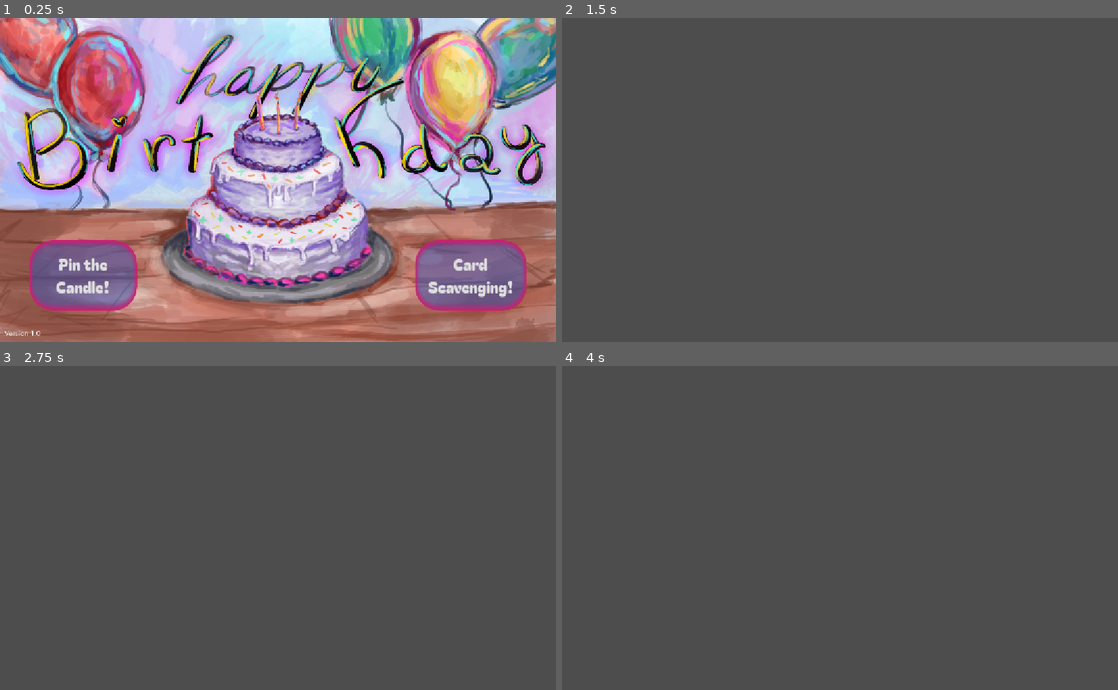
Above: before the commit, frames 1-4 (two rows, left to right).
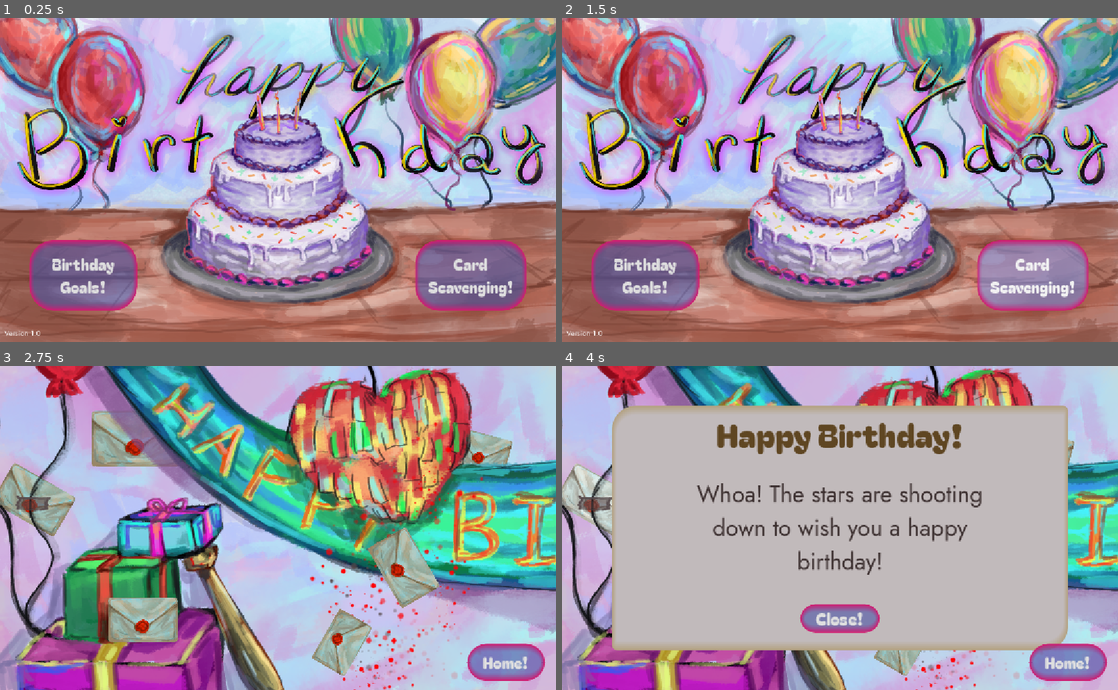
Above: after the commit, the same moments.

Repository: arislam-cs28/birthday-gifts
Game: Godot game, scene res://main_scene/home.tscn
Same seed, same stepped clock (60 frames per second), same inputs: the game is played once before the commit and once after it.
Inputs (mouse positions are in pixels of both pictures, inside the frame that each line leads up to):
- Up to frame 1 (0.25 s): no input
- Up to frame 2 (1.5 s): click "Pin the Candle!" (after the commit: "Birthday Goals!") at 0.5 s; click (990, 309) at 1.25 s, where only the run after the commit has a clickable "Back to the party!"
- Up to frame 3 (2.75 s): click (472, 621) at 2 s, where only the run after the commit has a clickable "Card Scavenging!"
- Up to frame 4 (4 s): click (695, 437) at 2.77 s; click (595, 498) at 3.52 s

The runs differ from the first frame. In frame 1, 0.5% of the frame differs, in the area x 9-21%, y 74-86%; in frame 2, 99%, in the area x 0-100%, y 0-100%; in frame 3, 99%; in frame 4, 99%.

Commit message:
Completed general project protocol

Diff:
--- a/game/cardFinding.tscn
+++ b/game/cardFinding.tscn
@@ -1,4 +1,29 @@
 [gd_scene format=3 uid="uid://cu0y7rhxpn686"]
+
+[ext_resource type="Texture2D" uid="uid://dmu3k36npq2bw" path="res://assets/art/gen_bg.png" id="1_mf8qm"]
+[ext_resource type="Script" uid="uid://diolpt6gtw6n0" path="res://game/card_finding.gd" id="1_pq2yi"]
+[ext_resource type="Texture2D" uid="uid://c072meat5fli5" path="res://assets/art/envelope_dark.png" id="2_5oy7v"]
+[ext_resource type="Texture2D" uid="uid://c0a052jrip0fr" path="res://assets/art/envelope_light.png" id="3_pq2yi"]
+[ext_resource type="Texture2D" uid="uid://dhlww08bayggo" path="res://assets/art/gen_decal.png" id="4_7keea"]
+[ext_resource type="FontFile" uid="uid://vx87st8gs1ej" path="res://assets/fonts/Title.ttf" id="6_7keea"]
+[ext_resource type="Theme" uid="uid://mhemgxdnfbec" path="res://reusables/buttons.tres" id="6_htdib"]
+[ext_resource type="FontFile" uid="uid://c6lwi7aajcuiy" path="res://assets/fonts/Main.ttf" id="7_7keea"]
+
+[sub_resource type="StyleBoxTexture" id="StyleBoxTexture_htdib"]
+texture = ExtResource("1_mf8qm")
+
+[sub_resource type="StyleBoxFlat" id="StyleBoxFlat_mi0vw"]
+bg_color = Color(0.7570305, 0.7289754, 0.7333944, 1)
+border_width_left = 10
+border_width_top = 20
+border_width_right = 10
+border_width_bottom = 20
+border_color = Color(0.703373, 0.63343334, 0.50531524, 1)
+border_blend = true
+corner_radius_top_left = 50
+corner_radius_top_right = 10
+corner_radius_bottom_right = 50
+corner_radius_bottom_left = 10
 
 [node name="CardFinding" type="Control" unique_id=2098364333]
 layout_mode = 3
@@ -7,3 +32,181 @@
 anchor_bottom = 1.0
 grow_horizontal = 2
 grow_vertical = 2
+script = ExtResource("1_pq2yi")
+
+[node name="Background" type="Panel" parent="." unique_id=2133038678]
+layout_mode = 1
+anchors_preset = 15
+anchor_right = 1.0
+anchor_bottom = 1.0
+grow_horizontal = 2
+grow_vertical = 2
+theme_override_styles/panel = SubResource("StyleBoxTexture_htdib")
+
+[node name="Env1" type="TextureButton" parent="." unique_id=1895981270]
+layout_mode = 0
+offset_left = 184.0
+offset_top = 72.0
+offset_right = 400.0
+offset_bottom = 232.0
+texture_normal = ExtResource("2_5oy7v")
+texture_pressed = ExtResource("2_5oy7v")
+texture_hover = ExtResource("3_pq2yi")
+ignore_texture_size = true
+stretch_mode = 0
+
+[node name="Env2" type="TextureButton" parent="." unique_id=1222266569]
+layout_mode = 0
+offset_left = 32.0
+offset_top = 184.0
+offset_right = 206.48434
+offset_bottom = 315.89868
+rotation = 0.5235988
+texture_normal = ExtResource("2_5oy7v")
+texture_pressed = ExtResource("2_5oy7v")
+texture_hover = ExtResource("3_pq2yi")
+ignore_texture_size = true
+stretch_mode = 0
+
+[node name="Env5" type="TextureButton" parent="." unique_id=1391601242]
+layout_mode = 0
+offset_left = 983.9999
+offset_top = 112.00001
+offset_right = 1122.7455
+offset_bottom = 221.70062
+rotation = 0.2617994
+texture_normal = ExtResource("2_5oy7v")
+texture_pressed = ExtResource("2_5oy7v")
+texture_hover = ExtResource("3_pq2yi")
+ignore_texture_size = true
+stretch_mode = 0
+
+[node name="TextureRect" type="TextureRect" parent="." unique_id=1377119345]
+layout_mode = 0
+offset_right = 1200.0
+offset_bottom = 700.0
+mouse_filter = 2
+texture = ExtResource("4_7keea")
+
+[node name="Env3" type="TextureButton" parent="." unique_id=1179337812]
+layout_mode = 0
+offset_left = 224.0
+offset_top = 480.0
+offset_right = 392.0
+offset_bottom = 608.0
+texture_normal = ExtResource("2_5oy7v")
+texture_pressed = ExtResource("2_5oy7v")
+texture_hover = ExtResource("3_pq2yi")
+ignore_texture_size = true
+stretch_mode = 0
+
+[node name="Env4" type="TextureButton" parent="." unique_id=1457348654]
+layout_mode = 0
+offset_left = 888.0
+offset_top = 327.99997
+offset_right = 1056.0
+offset_bottom = 455.99997
+rotation = 1.0471976
+texture_normal = ExtResource("2_5oy7v")
+texture_pressed = ExtResource("2_5oy7v")
+texture_hover = ExtResource("3_pq2yi")
+ignore_texture_size = true
+stretch_mode = 0
+
+[node name="Env6" type="TextureButton" parent="." unique_id=788327685]
+layout_mode = 0
+offset_left = 824.0589
+offset_top = 565.89044
+offset_right = 962.8045
+offset_bottom = 675.59106
+rotation = 2.0943952
+texture_normal = ExtResource("2_5oy7v")
+texture_pressed = ExtResource("2_5oy7v")
+texture_hover = ExtResource("3_pq2yi")
+ignore_texture_size = true
+stretch_mode = 0
+
+[node name="Letter" type="Panel" parent="." unique_id=1263884572]
+layout_mode = 1
+anchors_preset = 8
+anchor_left = 0.5
+anchor_top = 0.5
+anchor_right = 0.5
+anchor_bottom = 0.5
+offset_left = -492.0
+offset_top = -264.0
+offset_right = 492.0
+offset_bottom = 264.0
+grow_horizontal = 2
+grow_vertical = 2
+theme_override_styles/panel = SubResource("StyleBoxFlat_mi0vw")
+
+[node name="Close" type="Button" parent="Letter" unique_id=1440166984]
+layout_mode = 1
+anchors_preset = 7
+anchor_left = 0.5
+anchor_top = 1.0
+anchor_right = 0.5
+anchor_bottom = 1.0
+offset_left = -86.0
+offset_top = -99.0
+offset_right = 86.0
+offset_bottom = -38.0
+grow_horizontal = 2
+grow_vertical = 0
+theme = ExtResource("6_htdib")
+theme_override_fonts/font = ExtResource("6_7keea")
+theme_override_font_sizes/font_size = 36
+text = "Close!"
+
+[node name="Label" type="Label" parent="Letter" unique_id=972995334]
+layout_mode = 1
+anchors_preset = 5
+anchor_left = 0.5
+anchor_right = 0.5
+offset_left = -267.5
+offset_top = 9.0
+offset_right = 267.5
+offset_bottom = 112.0
+grow_horizontal = 2
+theme_override_colors/font_color = Color(0.37183267, 0.2738509, 0.13290954, 1)
+theme_override_fonts/font = ExtResource("6_7keea")
+theme_override_font_sizes/font_size = 70
+text = "Happy Birthday!"
+
+[node name="RichTextLabel" type="RichTextLabel" parent="Letter" unique_id=1864357674]
+layout_mode = 1
+anchors_preset = 8
+anchor_left = 0.5
+anchor_top = 0.5
+anchor_right = 0.5
+anchor_bottom = 0.5
+offset_left = -358.0
+offset_top = -142.0
+offset_right = 358.0
+offset_bottom = 142.0
+grow_horizontal = 2
+grow_vertical = 2
+theme_override_colors/default_color = Color(0.23529412, 0.1882353, 0.1882353, 1)
+theme_override_fonts/normal_font = ExtResource("7_7keea")
+theme_override_font_sizes/normal_font_size = 50
+horizontal_alignment = 1
+vertical_alignment = 1
+
+[node name="Button" type="Button" parent="." unique_id=453893986]
+layout_mode = 0
+offset_left = 1008.0
+offset_top = 600.0
+offset_right = 1176.0
+offset_bottom = 680.0
+theme = ExtResource("6_htdib")
+text = "Home!"
+
+[connection signal="pressed" from="Env1" to="." method="_on_env_1_pressed"]
+[connection signal="pressed" from="Env2" to="." method="_on_env_2_pressed"]
+[connection signal="pressed" from="Env5" to="." method="_on_env_5_pressed"]
+[connection signal="pressed" from="Env3" to="." method="_on_env_3_pressed"]
+[connection signal="pressed" from="Env4" to="." method="_on_env_4_pressed"]
+[connection signal="pressed" from="Env6" to="." method="_on_env_6_pressed"]
+[connection signal="pressed" from="Letter/Close" to="." method="_on_close_pressed"]
+[connection signal="pressed" from="Button" to="." method="_on_button_pressed"]
--- /dev/null
+++ b/game/card_finding.gd
@@ -0,0 +1,58 @@
+extends Control
+
+var main_note = ""
+
+# Called when the node enters the scene tree for the first time.
+func _ready() -> void:
+	$Letter.hide()
+	main_note = "You're so awesome!"
+	$Letter/RichTextLabel.text = main_note
+
+
+# Called every frame. 'delta' is the elapsed time since the previous frame.
+func _process(delta: float) -> void:
+	pass
+
+
+func _on_close_pressed() -> void:
+	$Letter.hide()
+
+
+
+func _on_env_1_pressed() -> void:
+	main_note = "I hope you have a day as spectacular as you!"
+	$Letter/RichTextLabel.text = main_note
+	$Letter.show()
+
+
+func _on_env_2_pressed() -> void:
+	main_note = "Whoa! The stars are shooting down to wish you a happy birthday!"
+	$Letter/RichTextLabel.text = main_note
+	$Letter.show()
+
+
+func _on_env_5_pressed() -> void:
+	main_note = "I hope that you have a lovely day, week, month, even year! You deserve it."
+	$Letter/RichTextLabel.text = main_note
+	$Letter.show()
+
+
+func _on_env_3_pressed() -> void:
+	main_note = "Another year, another steal! Make the most of your birthday, and enjoy!"
+	$Letter/RichTextLabel.text = main_note
+	$Letter.show()
+
+
+func _on_env_4_pressed() -> void:
+	main_note = "May the next chapter of your life bring you joy and happiness! I'm rooting for you, dude!"
+	$Letter/RichTextLabel.text = main_note
+	$Letter.show()
+
+func _on_env_6_pressed() -> void:
+	main_note = "You make my day shine just a little brighter. Pat yourself on the back, because you so deserve it!"
+	$Letter/RichTextLabel.text = main_note
+	$Letter.show()
+
+
+func _on_button_pressed() -> void:
+	get_tree().change_scene_to_file("res://main_scene/home.tscn")
--- a/game/pinCandle.tscn
+++ b/game/pinCandle.tscn
@@ -1,4 +1,26 @@
 [gd_scene format=3 uid="uid://bddyy4htwncct"]
+
+[ext_resource type="Script" uid="uid://b36i5hcpoltsk" path="res://game/pin_candle.gd" id="1_uvflm"]
+[ext_resource type="Texture2D" uid="uid://ixwsbh2pnp3b" path="res://assets/art/cupcake.png" id="2_wc7ev"]
+[ext_resource type="FontFile" uid="uid://c6lwi7aajcuiy" path="res://assets/fonts/Main.ttf" id="3_6alu7"]
+[ext_resource type="Theme" uid="uid://mhemgxdnfbec" path="res://reusables/buttons.tres" id="4_iv6je"]
+[ext_resource type="Texture2D" uid="uid://c44evtic5pbcl" path="res://assets/art/candle.png" id="5_wc7ev"]
+
+[sub_resource type="StyleBoxTexture" id="StyleBoxTexture_mi0vw"]
+texture = ExtResource("2_wc7ev")
+
+[sub_resource type="StyleBoxFlat" id="StyleBoxFlat_mi0vw"]
+bg_color = Color(0.26483694, 0.00078327983, 0.46221358, 0.54901963)
+border_width_left = 5
+border_width_top = 10
+border_width_right = 5
+border_width_bottom = 10
+border_color = Color(0.12941177, 0, 0.24313726, 1)
+border_blend = true
+corner_radius_top_left = 50
+corner_radius_top_right = 50
+corner_radius_bottom_right = 50
+corner_radius_bottom_left = 50
 
 [node name="PinCandle" type="Control" unique_id=372804771]
 layout_mode = 3
@@ -7,3 +29,89 @@
 anchor_bottom = 1.0
 grow_horizontal = 2
 grow_vertical = 2
+script = ExtResource("1_uvflm")
+
+[node name="Panel" type="Panel" parent="." unique_id=639772258]
+layout_mode = 0
+offset_right = 1200.0
+offset_bottom = 700.0
+theme_override_styles/panel = SubResource("StyleBoxTexture_mi0vw")
+
+[node name="Panel2" type="Panel" parent="." unique_id=1907318817]
+layout_mode = 0
+offset_left = 728.0
+offset_top = 40.0
+offset_right = 1120.0
+offset_bottom = 560.0
+theme_override_styles/panel = SubResource("StyleBoxFlat_mi0vw")
+
+[node name="RichTextLabel" type="RichTextLabel" parent="Panel2" unique_id=1474122871]
+layout_mode = 1
+anchors_preset = 8
+anchor_left = 0.5
+anchor_top = 0.5
+anchor_right = 0.5
+anchor_bottom = 0.5
+offset_left = -164.0
+offset_top = -228.0
+offset_right = 164.0
+offset_bottom = 228.0
+grow_horizontal = 2
+grow_vertical = 2
+theme_override_fonts/normal_font = ExtResource("3_6alu7")
+theme_override_font_sizes/normal_font_size = 25
+bbcode_enabled = true
+text = "What can you do this year? New birthday, new beginnings, after all!
+
+- Visit another country
+- Learn a new hobby
+- Meet someone in a location you've never been in before
+- Set a reading goal
+- Go on a staycation
+- Create a new passion project
+- Volunteer for a cause you genuinely care for
+- Meet up with friends and play birthday trivia (if you just want to do something ON your birthday)
+- Feast on your favorite foods for a week
+- Go to a workshop or do something else that let's you engage your creative side
+
+There's so much you could do, even besides this! You've lived another year. So enjoy it as long as you can! Hope you have a great day :)"
+horizontal_alignment = 1
+vertical_alignment = 1
+
+[node name="Button" type="Button" parent="." unique_id=995175087]
+layout_mode = 0
+offset_left = 744.0
+offset_top = 584.0
+offset_right = 1104.0
+offset_bottom = 672.0
+theme = ExtResource("4_iv6je")
+text = "Back  to the party!"
+
+[node name="TextureRect2" type="TextureRect" parent="." unique_id=1322318948]
+layout_mode = 0
+offset_left = 392.0
+offset_top = 40.0
+offset_right = 512.0
+offset_bottom = 280.0
+texture = ExtResource("5_wc7ev")
+expand_mode = 1
+
+[node name="TextureRect3" type="TextureRect" parent="." unique_id=1304301238]
+layout_mode = 0
+offset_left = 176.0
+offset_top = 72.0
+offset_right = 296.0
+offset_bottom = 312.0
+texture = ExtResource("5_wc7ev")
+expand_mode = 1
+
+[node name="TextureRect4" type="TextureRect" parent="." unique_id=943344985]
+layout_mode = 0
+offset_left = 288.0
+offset_top = -72.0
+offset_right = 408.0
+offset_bottom = 168.0
+texture = ExtResource("5_wc7ev")
+expand_mode = 1
+
+[connection signal="pressed" from="Button" to="." method="_on_button_pressed"]
--- /dev/null
+++ b/game/pin_candle.gd
@@ -0,0 +1,15 @@
+extends Control
+
+
+# Called when the node enters the scene tree for the first time.
+func _ready() -> void:
+	pass # Replace with function body.
+
+
+# Called every frame. 'delta' is the elapsed time since the previous frame.
+func _process(delta: float) -> void:
+	pass
+
+
+func _on_button_pressed() -> void:
+	get_tree().change_scene_to_file("res://main_scene/home.tscn")
--- a/main_scene/home.tscn
+++ b/main_scene/home.tscn
@@ -53,8 +53,8 @@
 grow_horizontal = 2
 grow_vertical = 2
 theme = ExtResource("3_ryjsw")
-text = "Pin the
-Candle!"
+text = "Birthday
+Goals!"
 
 [node name="Cards" type="Button" parent="." unique_id=1434990682]
 layout_mode = 1
Not shown, added: assets/art/candle.png.import
Not shown, added: assets/art/cupcake.png.import
Not shown, added: assets/art/gen_decal.png.import
Not shown, added: game/card_finding.gd.uid
Not shown, added: game/pin_candle.gd.uid
